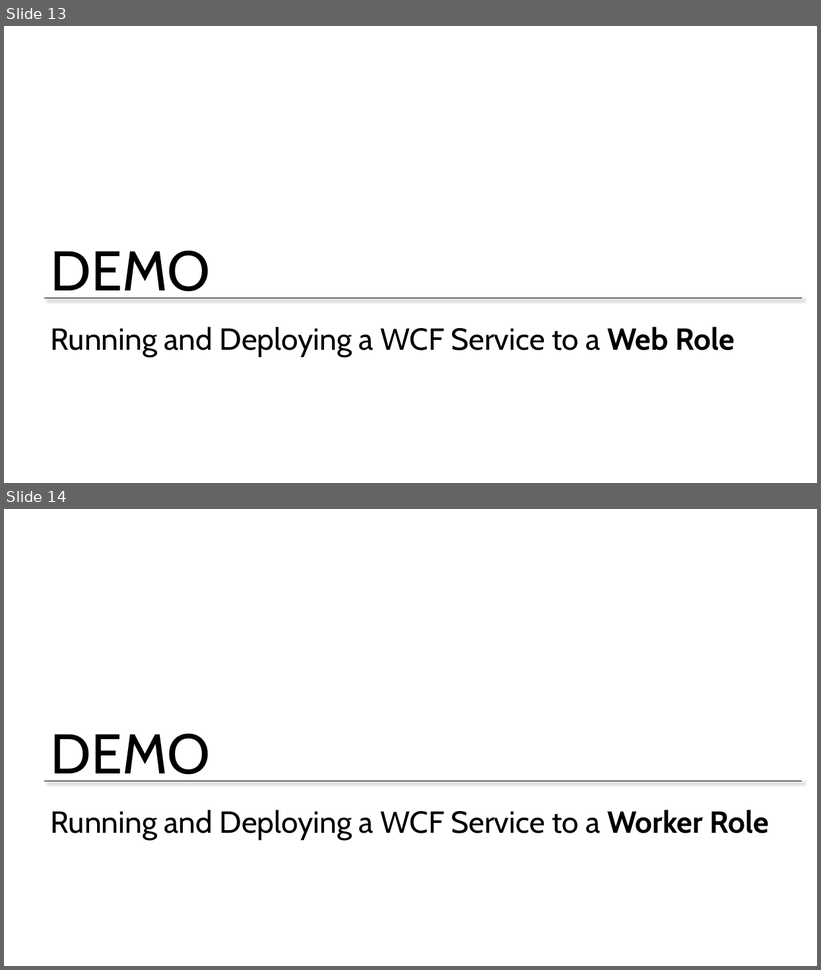
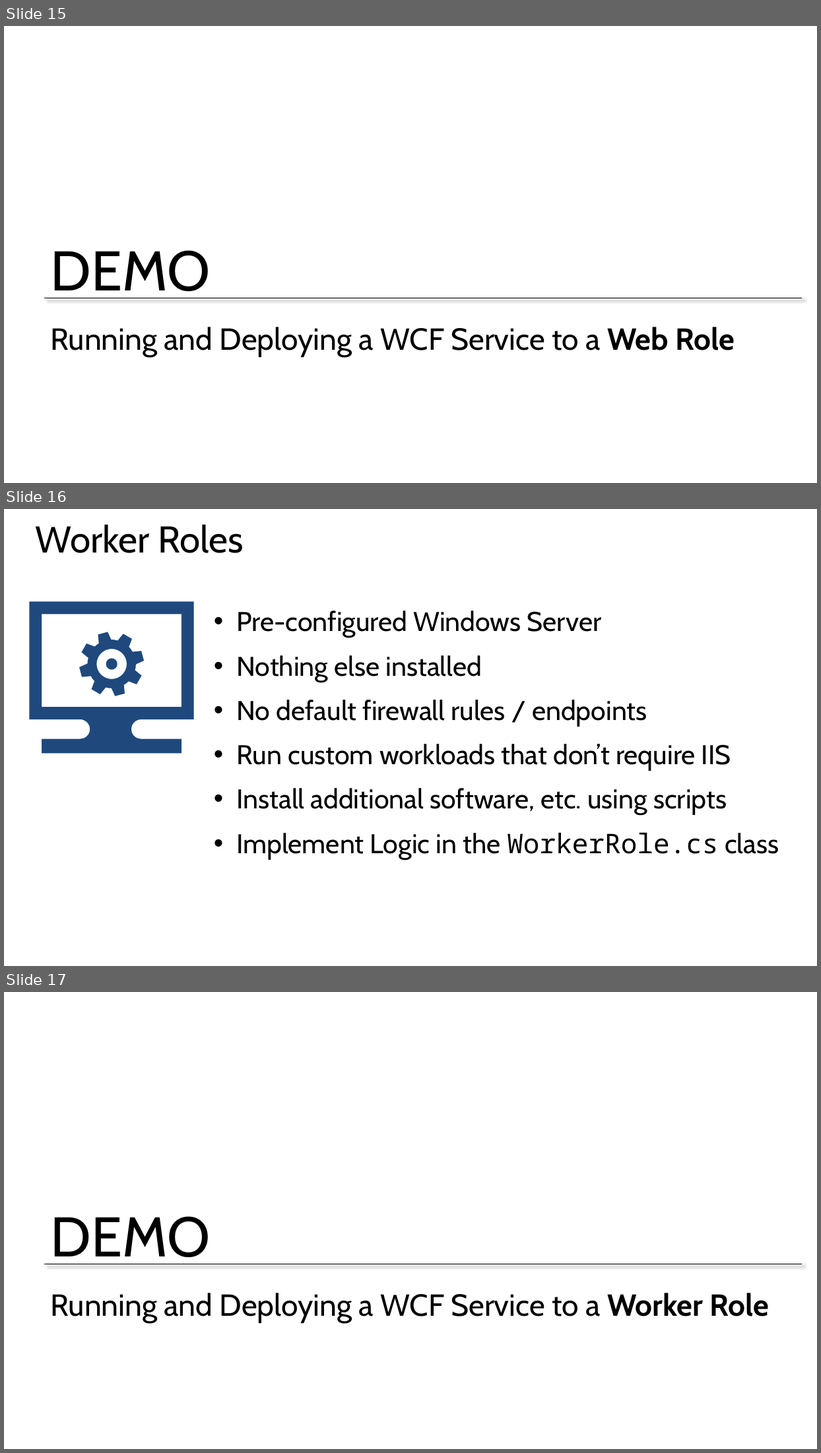
Before and after one commit to BretStateham/MVAWebServicesAndAzure, a slide deck: 02-WindowsAzureServices/02-HostingServicesInWindowsAzure.pptx. Shown one above the other, each under a label of ours: slides 13 and 14 before the commit, slides 15, 16 and 17 after it. The pictures are 821x970 and 821x1453 pixels, drawn with LibreOffice and Linux fonts; fonts in the diff are those of the drawing; background and template pictures are left out. Boxes give left, top, right and bottom in pixels: in the first picture for what was removed or moved away, otherwise in the second. Text is boxed around its words. In the diff, an @@ line names an element or a change of style, - is before the commit and + after.

```diff
--- a/02-WindowsAzureServices/02-HostingServicesInWindowsAzure.pptx
+++ b/02-WindowsAzureServices/02-HostingServicesInWindowsAzure.pptx
@@ slide 16 added at (4,509,817,966), background #FFFFFF @@
@@ title added at (36,524,243,553), 44 pt, text #000000 @@
+Worker Roles
@@ freeform shape added at (29,601,193,754), fill #1F497D @@
@@ text added at (236,611,779,860), 32 pt, text #000000 @@
+• Pre-configured Windows Server
+• Nothing else installed
+• No default firewall rules / endpoints
+• Run custom workloads that don’t require IIS
+• Install additional software, etc. using scripts
+• Implement Logic in the WorkerRole.cs class
@@ freeform shape added at (79,632,144,696), fill #1F497D @@
@@ what was slide 13 is now slide 15 @@
@@ what was slide 14 is now slide 17 @@
```
Also in this commit, not shown: 2 other slides added.
